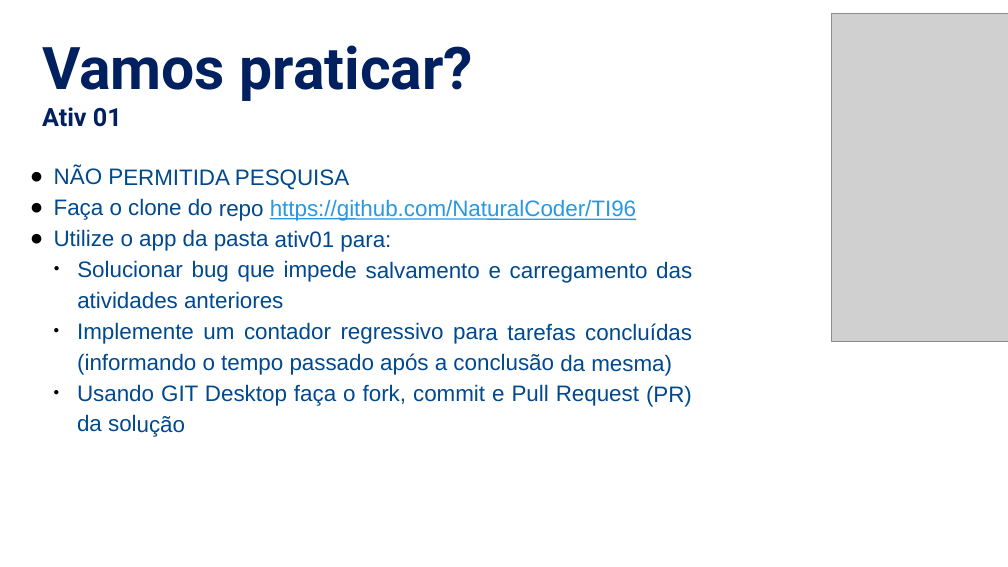
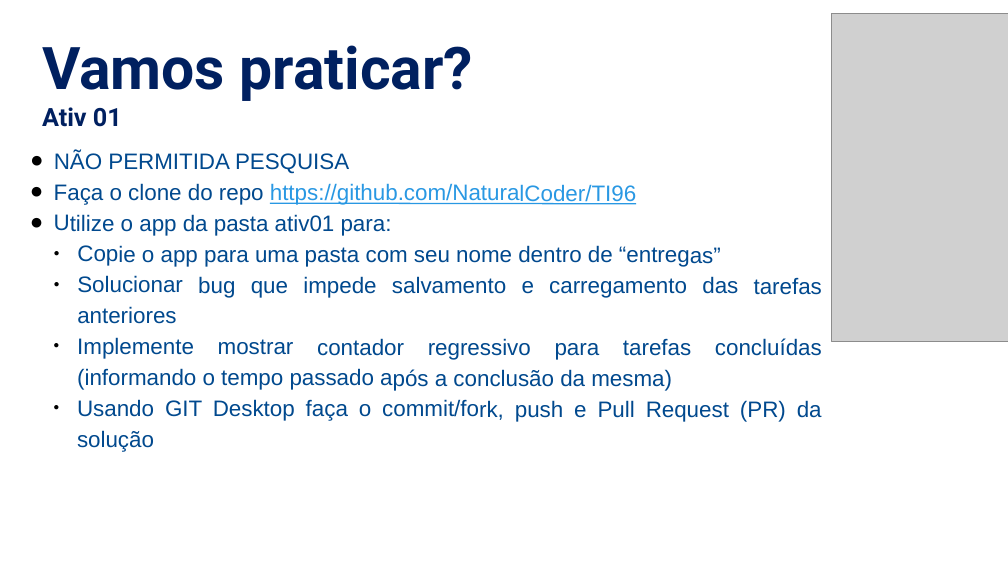
Before and after one commit to NaturalCoder/TI96, a slide deck: slide 11 of aula06/Aula06.pptx. Drawn at 1008x567 pixels with LibreOffice and Linux fonts; fonts in the diff are those of the drawing; grey boxes stand for pictures. Boxes give left, top, right and bottom in pixels: in the first picture for what was removed or moved away, otherwise in the second. Text is boxed around its words. In the diff, an @@ line names an element or a change of style, - is before the commit and + after.

```diff
--- a/aula06/Aula06.pptx
+++ b/aula06/Aula06.pptx
@@ text "NÃO PERMITIDA PESQUISA": place and size @@
-text "NÃO PERMITIDA PESQUISA" at [54,167,692,437]
+text "NÃO PERMITIDA PESQUISA" at [54,151,822,452]
@@ text at [77,245,822,452]: text changed @@
-  ● Solucionar bug que impede salvamento e carregamento das atividades anteriores
-  ● Implemente um contador regressivo para tarefas concluídas (informando o tempo passado após a conclusão da mesma)
-  ● Usando GIT Desktop faça o fork, commit e Pull Request (PR) da solução
+  ● Copie o app para uma pasta com seu nome dentro de “entregas”
+  ● Solucionar bug que impede salvamento e carregamento das tarefas anteriores
+  ● Implemente mostrar contador regressivo para tarefas concluídas (informando o tempo passado após a conclusão da mesma)
+  ● Usando GIT Desktop faça o commit/fork, push e Pull Request (PR) da solução
```
Also in this commit, not shown: 1 other slide changed, 1 other file.
